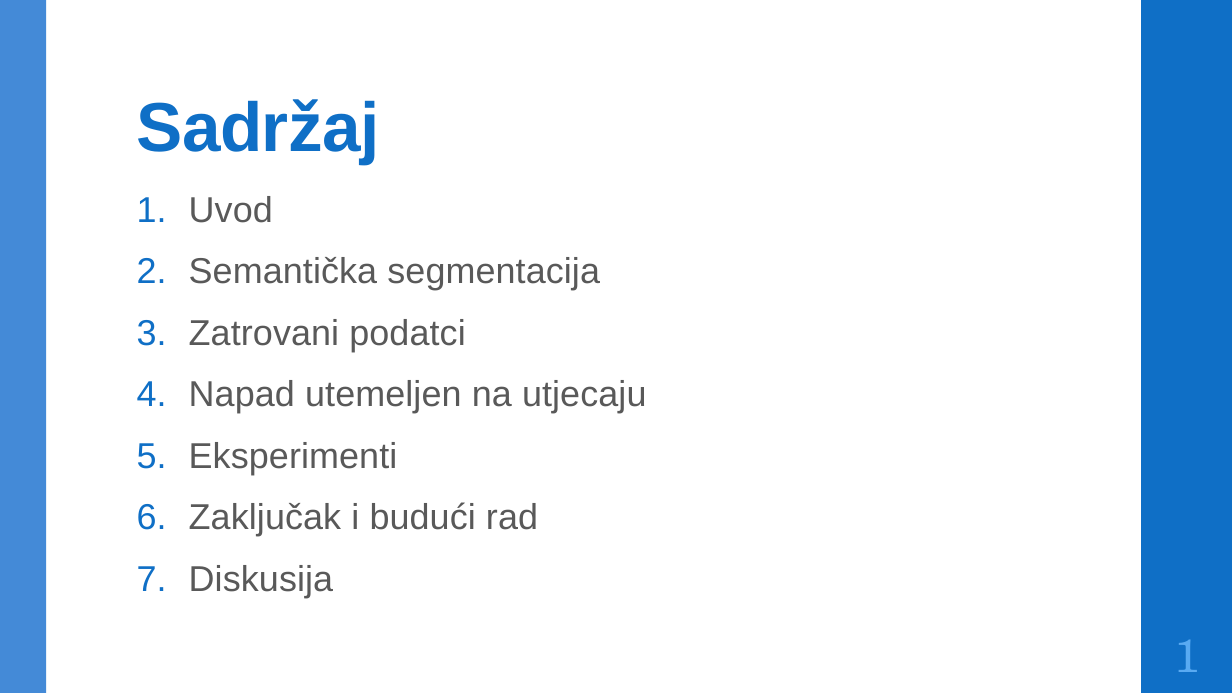
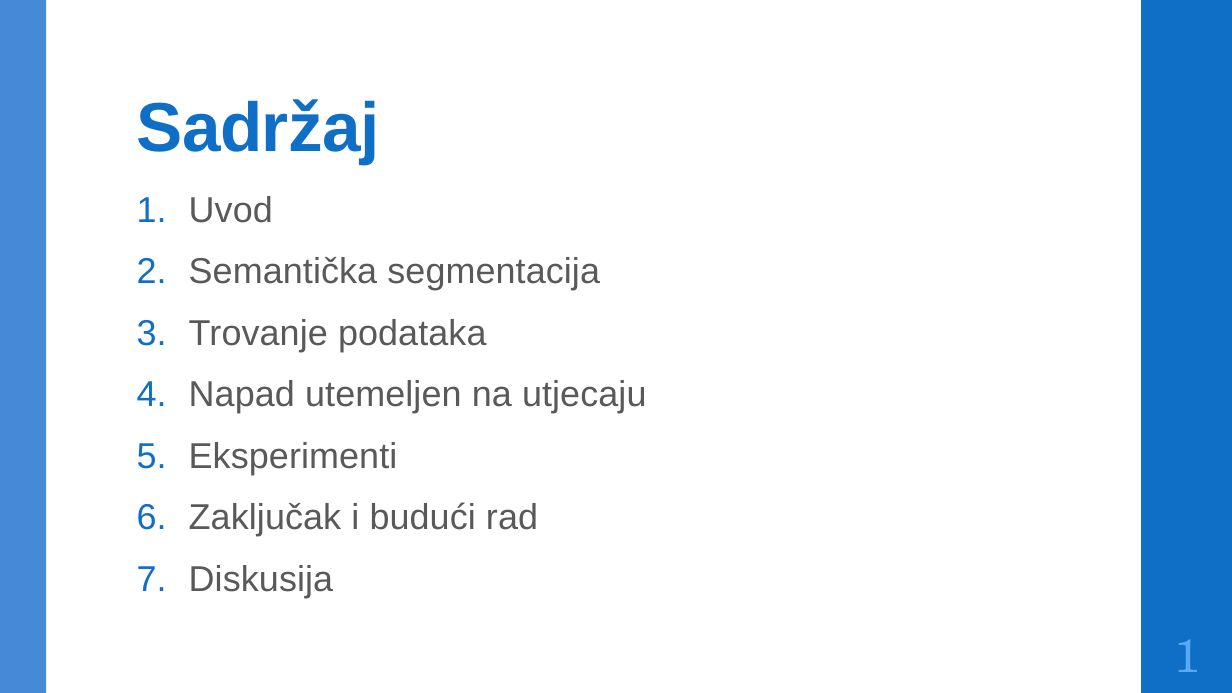
Before and after one commit to DomJamb/Seminar, a slide deck: slide 2 of Dokumentacija/Prezentacija/Trojanski napadi na modele za semantičku segmentaciju.pptx. Drawn at 1232x693 pixels with LibreOffice and Linux fonts; fonts in the diff are those of the drawing. Boxes give left, top, right and bottom in pixels: in the first picture for what was removed or moved away, otherwise in the second. Text is boxed around its words. In the diff, an @@ line names an element or a change of style, - is before the commit and + after.

```diff
--- a/Dokumentacija/Prezentacija/Trojanski napadi na modele za semantičku segmentaciju.pptx
+++ b/Dokumentacija/Prezentacija/Trojanski napadi na modele za semantičku segmentaciju.pptx
@@ text at <box>189,319,486,352</box>: text changed @@
-3. Zatrovani podatci
+3. Trovanje podataka
```
Also in this commit, not shown: 7 other slides changed, 1 other file.
